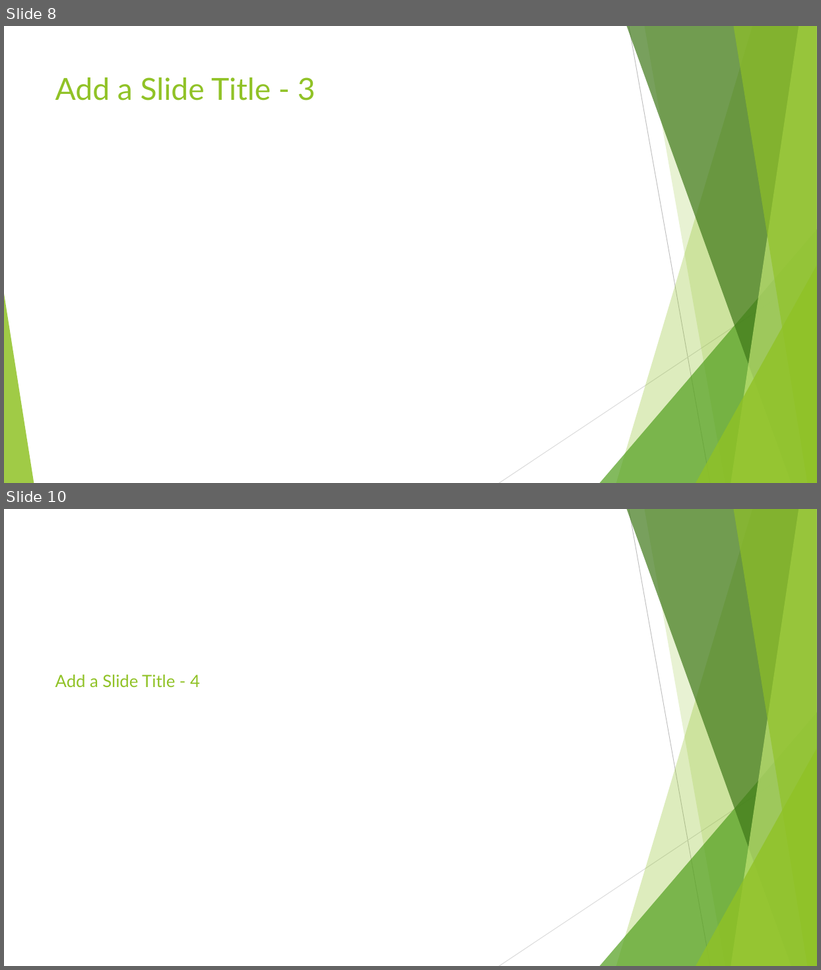
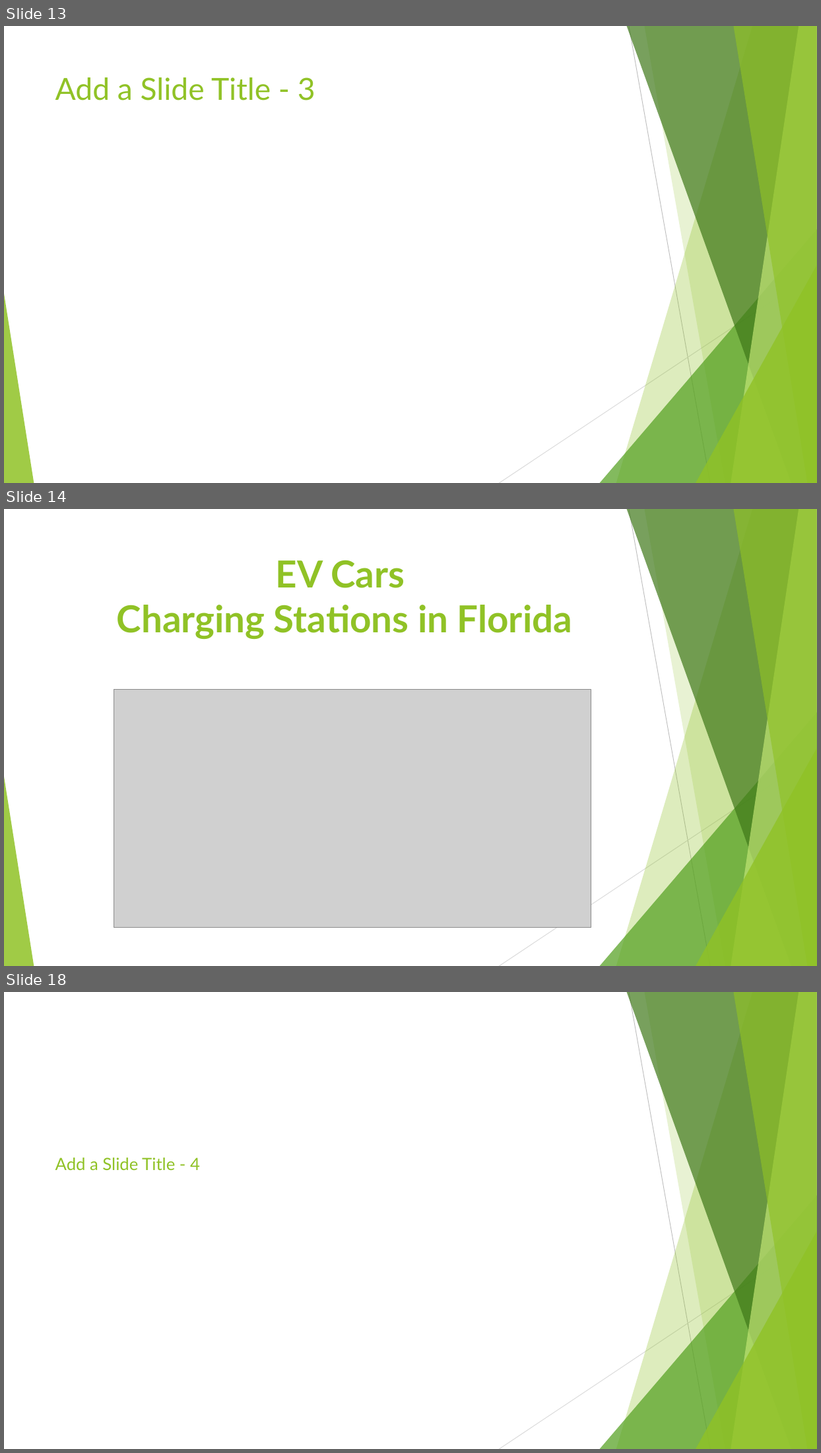
Before and after one commit to Project-JCSA/FL_Electric_Vehicles, a slide deck: Florida_Electric_Vehicles.pptx. Shown one above the other, each under a label of ours: slides 8 and 10 before the commit, slides 13, 14 and 18 after it; the slides between them are not shown. The pictures are 821x970 and 821x1453 pixels, drawn with LibreOffice and Linux fonts; fonts in the diff are those of the drawing; grey boxes stand for pictures. Boxes give left, top, right and bottom in pixels: in the first picture for what was removed or moved away, otherwise in the second. Text is boxed around its words. In the diff, an @@ line names an element or a change of style, - is before the commit and + after.

```diff
--- a/Florida_Electric_Vehicles.pptx
+++ b/Florida_Electric_Vehicles.pptx
@@ slide 14 added at box(4, 509, 817, 966), background #FFFFFF; not listed: 10 template elements that a slide beside it also shows @@
@@ text added at box(117, 560, 572, 639), 44 pt, text #90C226, bold @@
+EV Cars
+Charging Stations in Florida
@@ picture added at box(114, 690, 591, 928) @@
@@ what was slide 8 is now slide 13 @@
@@ what was slide 10 is now slide 18 @@
```
Also in this commit, not shown: 3 slides changed, 7 other slides added.
